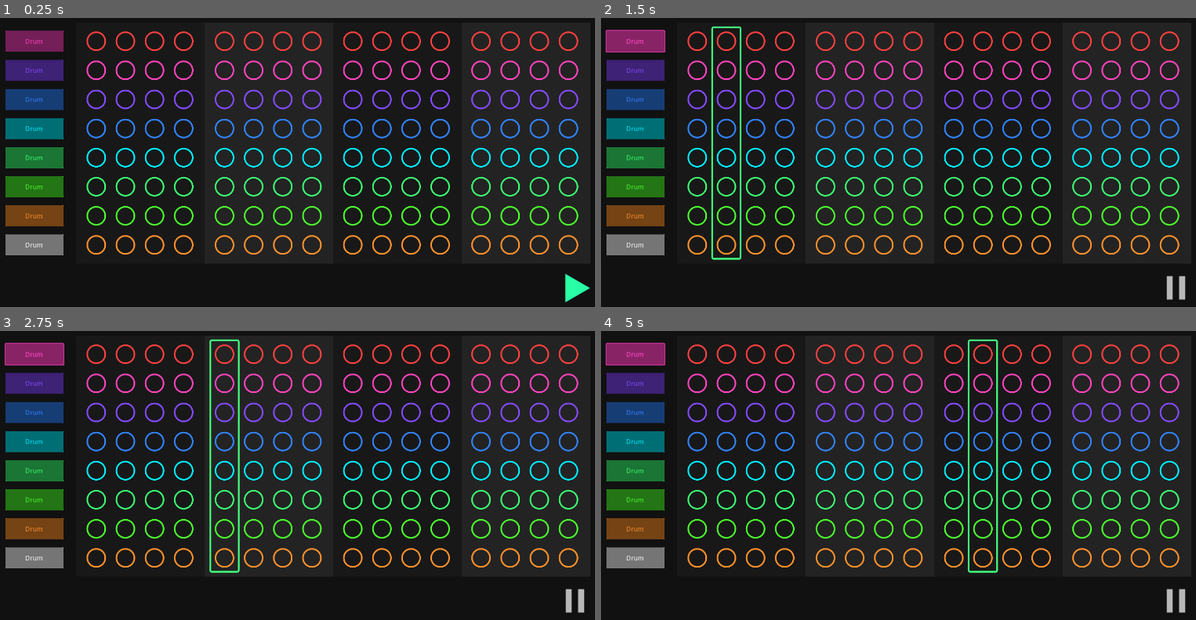
Above: before the commit, frames 1-4 (two rows, left to right).
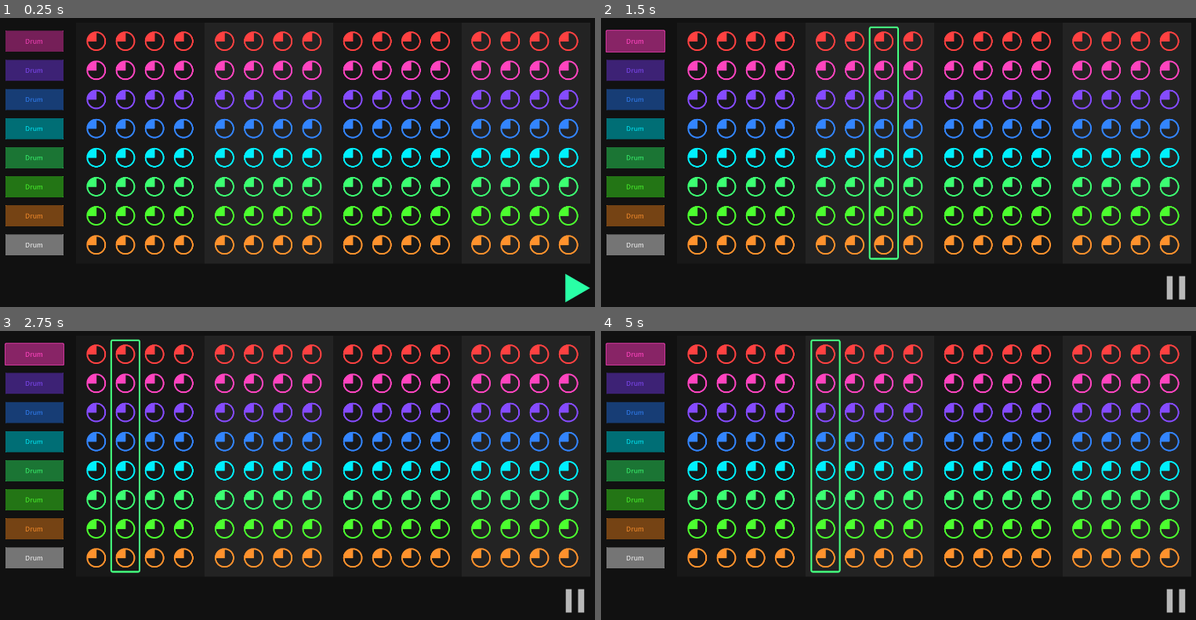
Above: after the commit, the same moments.

Repository: JulienToumieh/bsteppr
Game: Godot game, scene res://main.tscn
Same seed, same stepped clock (60 frames per second), same inputs: the game is played once before the commit and once after it.
Inputs (mouse positions are in pixels of both pictures, inside the frame that each line leads up to):
- Up to frame 1 (0.25 s): no input
- Up to frame 2 (1.5 s): click (1178, 289) at 0.5 s; click "Drum" at 1.25 s
- Up to frame 3 (2.75 s): click "Drum" at 2 s
- Up to frame 4 (5 s): click "Drum" at 2.75 s

The runs differ from the first frame. In frame 1, 4.9% of the frame differs, in the area x 14-96%, y 5-79%; in frame 2, 6.1%; in frame 3, 6.2%, in the area x 14-96%, y 2-84%; in frame 4, 6.2%.

Commit message:
Improves timing accuracy + sequencer can now play programmed beats

Diff:
--- a/Globals.gd
+++ b/Globals.gd
@@ -1,6 +1,6 @@
 extends Node2D
 
-var beatA = [
+'var beatA = [
 	["0000","0000","0000","0000","0000","0000","0000","0000"],
 	["0000","0000","0000","0000","0000","0000","0000","0000"],
 	["0000","0000","0000","0000","0000","0000","0000","0000"],
@@ -113,42 +113,59 @@
 	["0000","0000","0000","0000","0000","0000","0000","0000"],
 	["0000","0000","0000","0000","0000","0000","0000","0000"]
 ]
-
-var activeBeat = beatA
+'
+
+var beat = {
+	"A": Array(),
+	"B": Array(),
+	"C": Array(),
+	"D": Array(),
+	"E": Array(),
+	"F": Array()
+}
+
+
+var activeBeat = beat["A"]
 
 var playbackPosition = 0
+var barRound = 0
 var playing = false
 
 var bpm = 128
-var beat_interval = 60000.0 / bpm
+var beat_interval = 60.0 / (bpm * 4)
 var timer : Timer
-var start_time: float
 
 func togglePlayback():
 	if playing:
 		timer.stop()
-		playing = false
 		playbackPosition = 0
+		barRound = 0
 	else:
-		start_time = Time.get_ticks_msec() / 1000.0  # Store the current time in seconds
 		timer.start()
-		playing = true
+	playing = !playing
 
 func tick():
-	var current_time = Time.get_ticks_msec() / 1000.0  # Get the current time in seconds
-	var elapsed_time = current_time - start_time  # Calculate elapsed time
-
-	# Calculate how many beats have passed based on elapsed time
-	var beats_passed = int(elapsed_time / (beat_interval / 1000.0))
-	playbackPosition = (beats_passed % 16) + 1  # Wrap around to 1 after 16
-
-	#if playbackPosition % 4 == 0: playSound(3)
-	playSound(4)
+	if playbackPosition % 16 == 0:
+		playbackPosition = 1
+		if barRound == 4: barRound = 1
+		else: barRound += 1
+	else:
+		playbackPosition += 1
+
+	for ins in range(8):
+		if beat["A"][playbackPosition - 1][ins][barRound-1] != "0": get_node("Instrument" + str(ins+1)).play()
+
+	#if (playbackPosition + 3) % 4 == 0: playSound(3)
 
 func _ready():
+	for key in beat.keys():
+		for i in range(16):
+			beat[key].append(Array())
+			for j in range(8):
+				beat[key][i].append("1000")
+
 	timer = Timer.new()
-	timer.wait_time = beat_interval / 4000.0
-	print(beat_interval / 1000.0)
+	timer.wait_time = beat_interval
 	timer.one_shot = false
 	timer.connect("timeout", Callable(self, "tick"))
 	add_child(timer)
--- a/Globals.tscn
+++ b/Globals.tscn
@@ -1,24 +1,23 @@
-[gd_scene load_steps=6 format=3 uid="uid://8cfy385fp777"]
+[gd_scene load_steps=3 format=3 uid="uid://8cfy385fp777"]
 
 [ext_resource type="Script" path="res://Globals.gd" id="1_wmx5g"]
-[ext_resource type="AudioStream" uid="uid://cgmrrxp73ev1m" path="res://drumkits/pop/1.wav" id="2_qgh4h"]
-[ext_resource type="AudioStream" uid="uid://c7hhjdug82m3y" path="res://drumkits/pop/2.wav" id="3_qay8j"]
-[ext_resource type="AudioStream" uid="uid://bgqpk2lid82o4" path="res://drumkits/pop/3.wav" id="4_d76ke"]
 [ext_resource type="AudioStream" uid="uid://e2n5c14oxs1v" path="res://drumkits/pop/tick.wav" id="5_t8e21"]
 
 [node name="Globals" type="Node2D"]
+process_mode = 3
+process_priority = 10
+process_thread_group = 1
+process_thread_group_order = 0
+process_thread_messages = 1
 script = ExtResource("1_wmx5g")
 
 [node name="Instrument1" type="AudioStreamPlayer" parent="."]
-stream = ExtResource("2_qgh4h")
 max_polyphony = 4
 
 [node name="Instrument2" type="AudioStreamPlayer" parent="."]
-stream = ExtResource("3_qay8j")
 max_polyphony = 4
 
 [node name="Instrument3" type="AudioStreamPlayer" parent="."]
-stream = ExtResource("4_d76ke")
 max_polyphony = 4
 
 [node name="Instrument4" type="AudioStreamPlayer" parent="."]
--- a/project.godot
+++ b/project.godot
@@ -31,7 +31,15 @@
 
 project/assembly_name="BSteppr"
 
+[physics]
+
+2d/run_on_separate_thread=true
+3d/run_on_separate_thread=true
+common/physics_ticks_per_second=120
+common/max_physics_steps_per_frame=10
+
 [rendering]
 
 renderer/rendering_method="mobile"
+textures/vram_compression/import_etc2_astc=true
 environment/defaults/default_clear_color=Color(0.0666667, 0.0666667, 0.0666667, 1)
--- a/scenes/beat_grid.gd
+++ b/scenes/beat_grid.gd
@@ -2,7 +2,7 @@
 
 var BeatStep = preload("res://components/beat_step.tscn")
 var InstrumentRow = preload("res://components/instrument_row.tscn")
-var grid = Globals.beatA
+var grid = Globals.beat["A"]
 
 var playbackTracker = [-1000,0,72,144,216,317,389,461,533,634,706,778,850,951,1023,1095,1167]
 
Not shown, changed: export_presets.cfg
